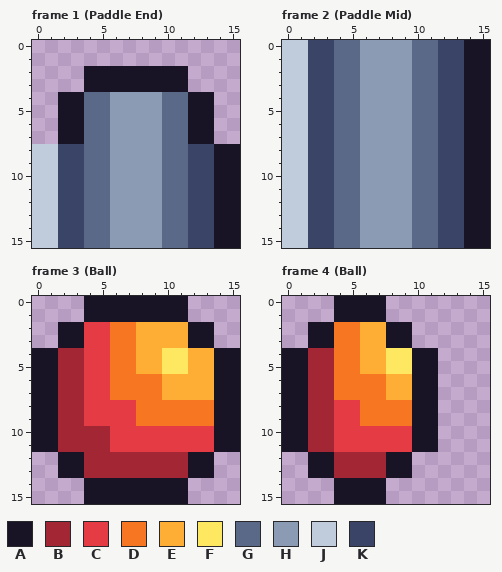
Edited in one commit: pixel-art file (gfx/sprites.aseprite). That is the earlier state.
16x16 pixels, 5 frames. Shown: frame 1 (Paddle End), frame 2 (Paddle Mid), frame 3 (Ball), frame 4 (Ball). The commit also changed other frames, which this record leaves out.
Palette (. is transparent): A #181425  B #a22633  C #e43b44  D #f77622  E #feae34  F #fee761  G #5a6988  H #8b9bb4  J #c0cbdc  K #3a4466
Pixels before, frame 1 (Paddle End), first column x 0:
 2 ....AAAAAAAA....
 3 ....AAAAAAAA....
 4 ..AAGGHHHHGGAA..
 5 ..AAGGHHHHGGAA..
 6 ..AAGGHHHHGGAA..
 7 ..AAGGHHHHGGAA..
 8 JJKKGGHHHHGGKKAA
 9 JJKKGGHHHHGGKKAA
10 JJKKGGHHHHGGKKAA
11 JJKKGGHHHHGGKKAA
12 JJKKGGHHHHGGKKAA
13 JJKKGGHHHHGGKKAA
14 JJKKGGHHHHGGKKAA
15 JJKKGGHHHHGGKKAA
Pixels before, frame 2 (Paddle Mid), first column x 0:
 0 JJKKGGHHHHGGKKAA
 1 JJKKGGHHHHGGKKAA
 2 JJKKGGHHHHGGKKAA
 3 JJKKGGHHHHGGKKAA
 4 JJKKGGHHHHGGKKAA
 5 JJKKGGHHHHGGKKAA
 6 JJKKGGHHHHGGKKAA
 7 JJKKGGHHHHGGKKAA
 8 JJKKGGHHHHGGKKAA
 9 JJKKGGHHHHGGKKAA
10 JJKKGGHHHHGGKKAA
11 JJKKGGHHHHGGKKAA
12 JJKKGGHHHHGGKKAA
13 JJKKGGHHHHGGKKAA
14 JJKKGGHHHHGGKKAA
15 JJKKGGHHHHGGKKAA
Pixels before, frame 3 (Ball), first column x 0:
 0 ....AAAAAAAA....
 1 ....AAAAAAAA....
 2 ..AACCDDEEEEAA..
 3 ..AACCDDEEEEAA..
 4 AABBCCDDEEFFEEAA
 5 AABBCCDDEEFFEEAA
 6 AABBCCDDDDEEEEAA
 7 AABBCCDDDDEEEEAA
 8 AABBCCCCDDDDDDAA
 9 AABBCCCCDDDDDDAA
10 AABBBBCCCCCCCCAA
11 AABBBBCCCCCCCCAA
12 ..AABBBBBBBBAA..
13 ..AABBBBBBBBAA..
14 ....AAAAAAAA....
15 ....AAAAAAAA....
Pixels before, frame 4 (Ball), first column x 0:
 0 ....AAAA....
 1 ....AAAA....
 2 ..AADDEEAA..
 3 ..AADDEEAA..
 4 AABBDDEEFFAA
 5 AABBDDEEFFAA
 6 AABBDDDDEEAA
 7 AABBDDDDEEAA
 8 AABBCCDDDDAA
 9 AABBCCDDDDAA
10 AABBCCCCCCAA
11 AABBCCCCCCAA
12 ..AABBBBAA..
13 ..AABBBBAA..
14 ....AAAA....
15 ....AAAA....
Now the later version:
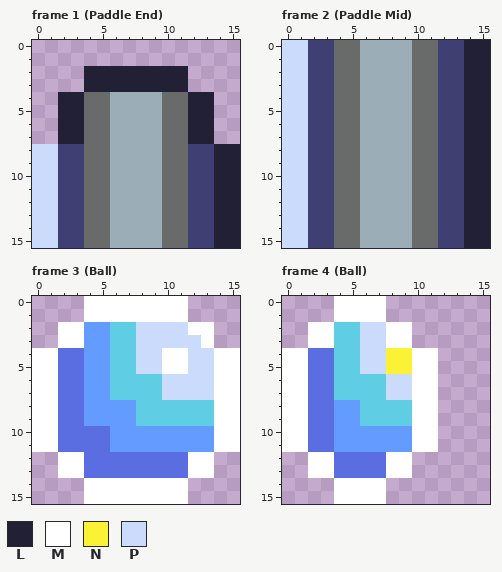
Colours new in this view: L #222034  M #ffffff  N #fbf236  P #cbdbfc
What changed:
colour B: #a22633 -> #5b6ee1
colour C: #e43b44 -> #639bff
colour D: #f77622 -> #5fcde4
colour G: #5a6988 -> #696a6a
colour H: #8b9bb4 -> #9badb7
colour K: #3a4466 -> #3f3f74
Changed rows in their new state; - is a pixel that keeps its letter.
Frame 1 (Paddle End):
first column x 0:
 2 ----LLLLLLLL----
 3 ----LLLLLLLL----
 4 --LL--------LL--
 5 --LL--------LL--
 6 --LL--------LL--
 7 --LL--------LL--
 8 PP------------LL
 9 PP------------LL
10 PP------------LL
11 PP------------LL
12 PP------------LL
13 PP------------LL
14 PP------------LL
15 PP------------LL
Frame 2 (Paddle Mid):
first column x 0:
 0 PP------------LL
 1 PP------------LL
 2 PP------------LL
 3 PP------------LL
 4 PP------------LL
 5 PP------------LL
 6 PP------------LL
 7 PP------------LL
 8 PP------------LL
 9 PP------------LL
10 PP------------LL
11 PP------------LL
12 PP------------LL
13 PP------------LL
14 PP------------LL
15 PP------------LL
Frame 3 (Ball):
first column x 0:
 0 ----MMMMMMMM----
 1 ----MMMMMMMM----
 2 --MM----PPPPMM--
 3 --MM----PPPPPM--
 4 MM------PPMMPPMM
 5 MM------PPMMPPMM
 6 MM--------PPPPMM
 7 MM--------PPPPMM
 8 MM------------MM
 9 MM------------MM
10 MM------------MM
11 MM------------MM
12 --MM--------MM--
13 --MM--------MM--
14 ----MMMMMMMM----
15 ----MMMMMMMM----
Frame 4 (Ball):
first column x 0:
 0 ----MMMM----
 1 ----MMMM----
 2 --MM--PPMM--
 3 --MM--PPMM--
 4 MM----PPNNMM
 5 MM----PPNNMM
 6 MM------PPMM
 7 MM------PPMM
 8 MM--------MM
 9 MM--------MM
10 MM--------MM
11 MM--------MM
12 --MM----MM--
13 --MM----MM--
14 ----MMMM----
15 ----MMMM----
Pixel boxes of the changes (left, top, right, bottom) in both pictures:
changed: (32, 66, 240, 248)
changed: (282, 40, 490, 248)
changed: (32, 296, 240, 504)
changed: (282, 296, 438, 504)
